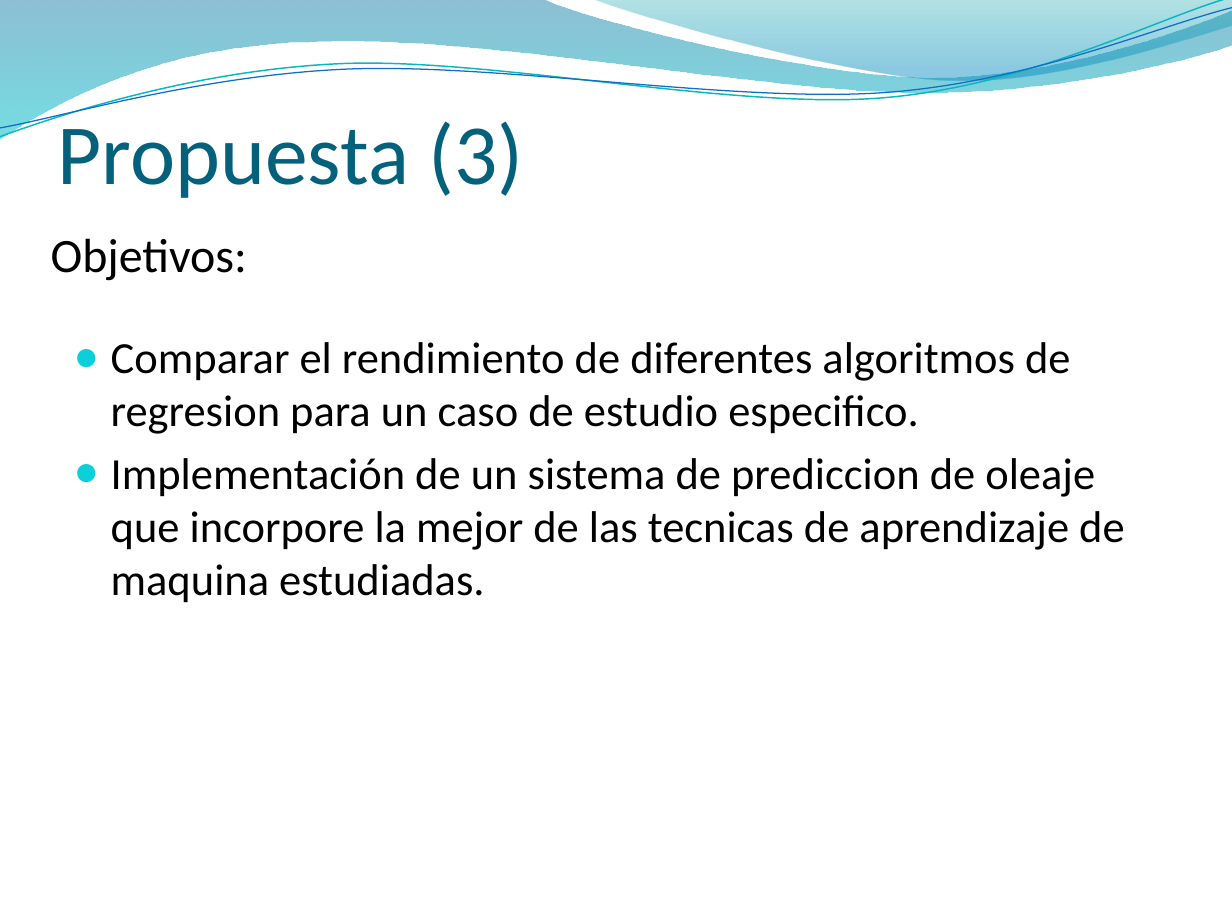
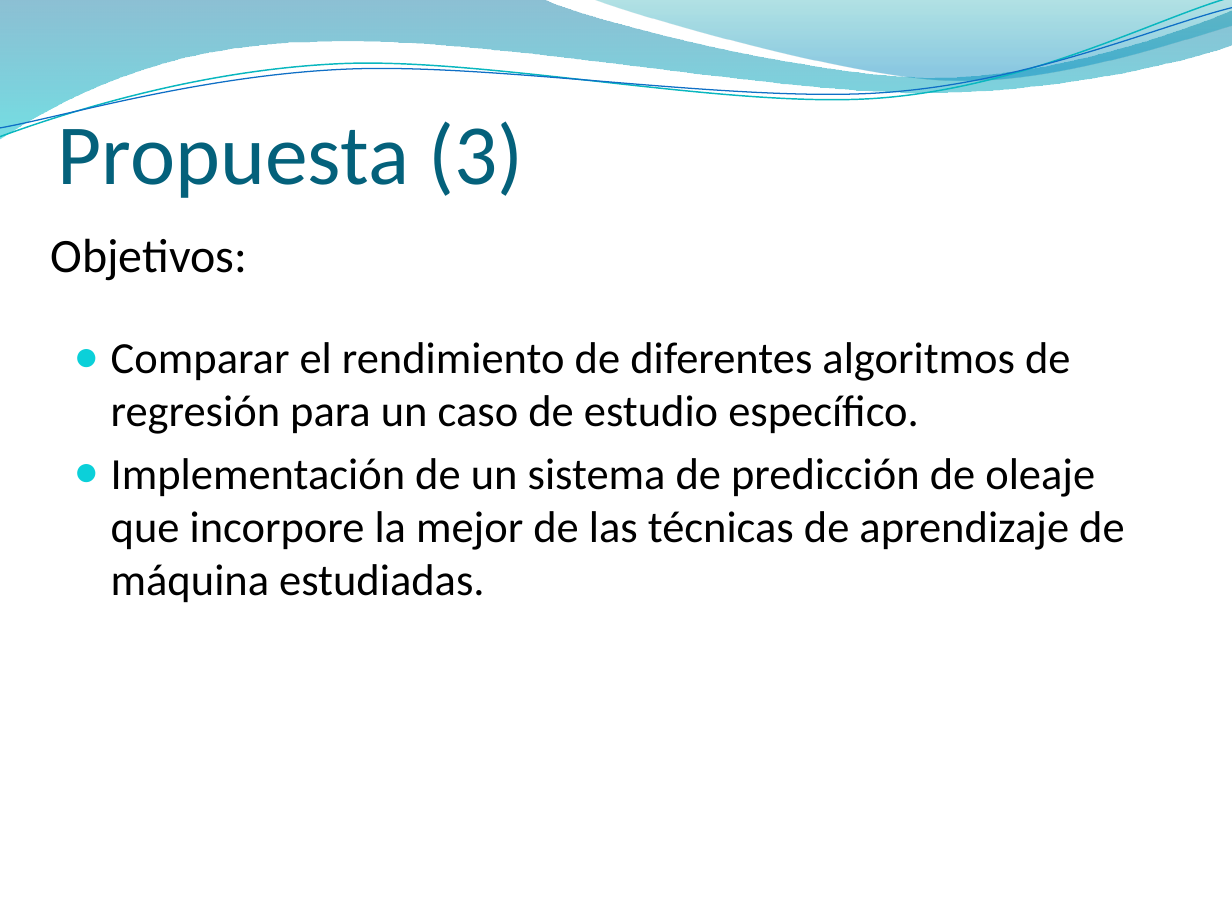
Before and after one commit to jaffadog/neuralito, a slide deck: slide 21 of neuralito/ArfGen/docs/Entregas/Informe Final/presentacion/esteban2.pptx. Drawn at 1232x924 pixels with LibreOffice and Linux fonts; fonts in the diff are those of the drawing; background and template pictures are left out. Boxes give left, top, right and bottom in pixels: in the first picture for what was removed or moved away, otherwise in the second. Text is boxed around its words. In the diff, an @@ line names an element or a change of style, - is before the commit and + after.

```diff
--- a/neuralito/ArfGen/docs/Entregas/Informe Final/presentacion/esteban2.pptx
+++ b/neuralito/ArfGen/docs/Entregas/Informe Final/presentacion/esteban2.pptx
@@ text at <box>111,342,1124,603</box>: text changed @@
-● Comparar el rendimiento de diferentes algoritmos de regresion para un caso de estudio especifico.
-● Implementación de un sistema de prediccion de oleaje que incorpore la mejor de las tecnicas de aprendizaje de maquina estudiadas.
+● Comparar el rendimiento de diferentes algoritmos de regresión para un caso de estudio específico.
+● Implementación de un sistema de predicción de oleaje que incorpore la mejor de las técnicas de aprendizaje de máquina estudiadas.
```
Also in this commit, not shown: 12 other slides changed.
